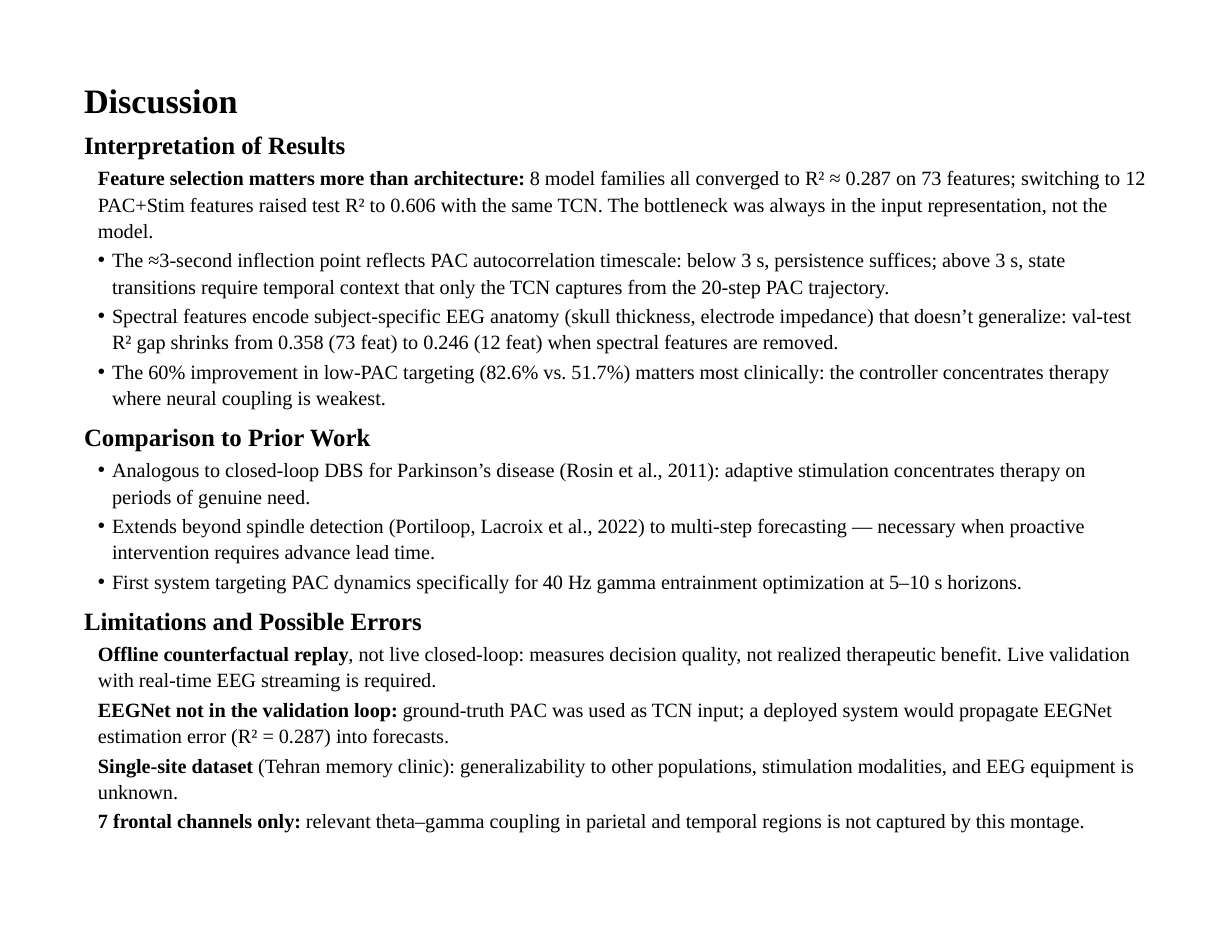
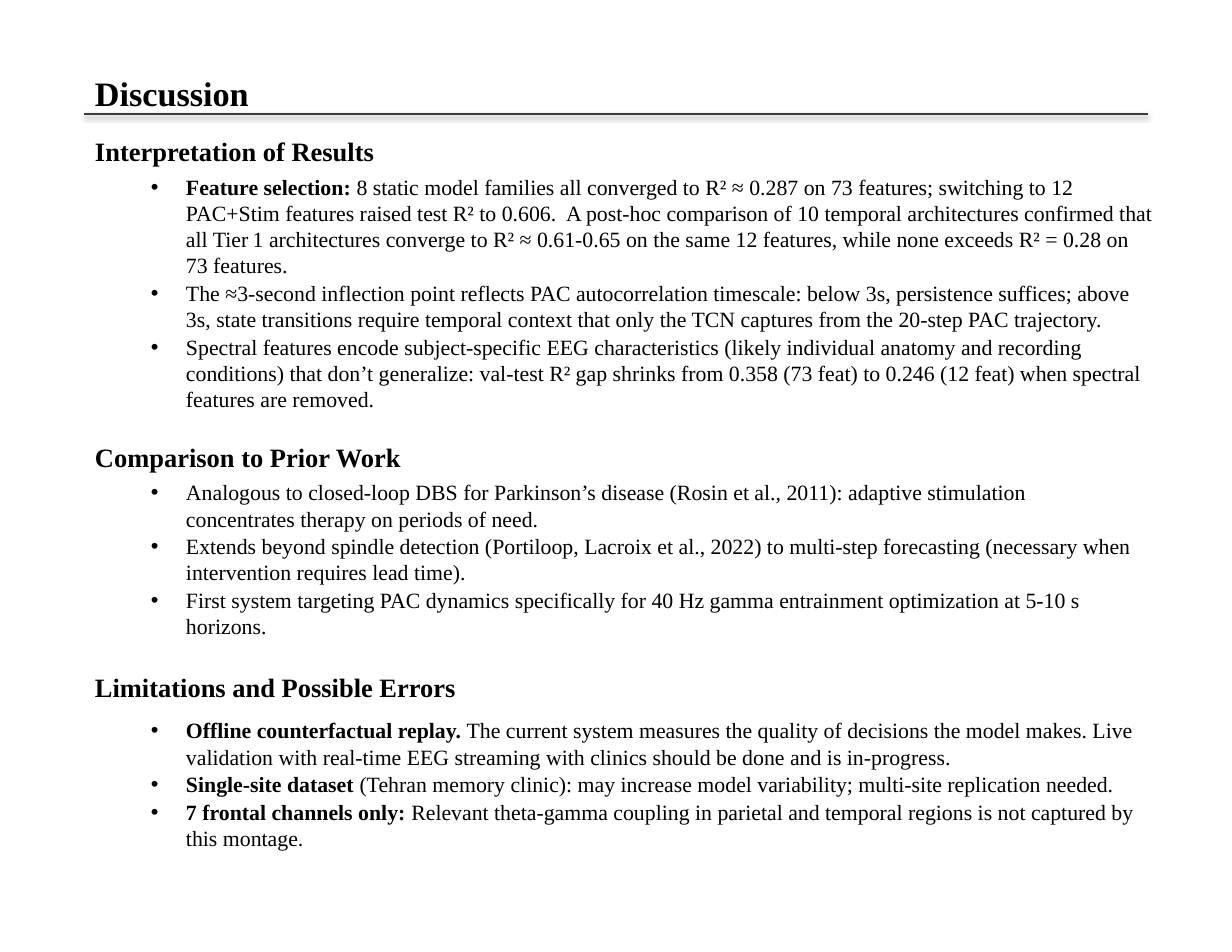
Before and after one commit to amaar-mc/closedloop-40hz-entrainment, a slide deck: slide 10 of CSEF/Presentation/CSEF_2026_Presentation.pptx (slide 9 before the commit). Drawn at 1232x952 pixels with LibreOffice and Linux fonts; fonts in the diff are those of the drawing. Boxes give left, top, right and bottom in pixels: in the first picture for what was removed or moved away, otherwise in the second. Text is boxed around its words. In the diff, an @@ line names an element or a change of style, - is before the commit and + after.

Commit message:
docs(csef): update presentation to final submitted version
Final 13-page presentation submitted to CSEF portal. Includes corrected
Jiao (2025) reference, updated closing sentence, trimmed discussion and
conclusions pages, and 91% oracle targeting gap clarification.

```diff
--- a/CSEF/Presentation/CSEF_2026_Presentation.pptx
+++ b/CSEF/Presentation/CSEF_2026_Presentation.pptx
@@ text "Discussion": place and size @@
-text "Discussion" at box(84, 89, 238, 114)
+text "Discussion" at box(95, 82, 249, 107)
@@ text "Discussion" at box(95, 82, 249, 107): less space between paragraphs @@
@@ line added from (84, 114) to (1148, 114), #3C3C3C 1 pt @@
@@ text at box(186, 179, 1152, 408): text changed; size 13 to 14 pt @@
-• Feature selection matters more than architecture: 8 model families all converged to R² ≈ 0.287 on 73 features; switching to 12 PAC+Stim features raised test R² to 0.606 with the same TCN. The bottleneck was always in the input representation, not the model.
-• The ≈3-second inflection point reflects PAC autocorrelation timescale: below 3 s, persistence suffices; above 3 s, state transitions require temporal context that only the TCN captures from the 20-step PAC trajectory.
-• Spectral features encode subject-specific EEG anatomy (skull thickness, electrode impedance) that doesn’t generalize: val-test R² gap shrinks from 0.358 (73 feat) to 0.246 (12 feat) when spectral features are removed.
-• The 60% improvement in low-PAC targeting (82.6% vs. 51.7%) matters most clinically: the controller concentrates therapy where neural coupling is weakest.
+• Feature selection: 8 static model families all converged to R² ≈ 0.287 on 73 features; switching to 12 PAC+Stim features raised test R² to 0.606. A post-hoc comparison of 10 temporal architectures confirmed that all Tier 1 architectures converge to R² ≈ 0.61-0.65 on the same 12 features, while none exceeds R² = 0.28 on 73 features.
+• The ≈3-second inflection point reflects PAC autocorrelation timescale: below 3s, persistence suffices; above 3s, state transitions require temporal context that only the TCN captures from the 20-step PAC trajectory.
+• Spectral features encode subject-specific EEG characteristics (likely individual anatomy and recording conditions) that don’t generalize: val-test R² gap shrinks from 0.358 (73 feat) to 0.246 (12 feat) when spectral features are removed.
@@ text "Comparison to Prior Work": place and size @@
-text "Comparison to Prior Work" at box(84, 428, 371, 452)
+text "Comparison to Prior Work" at box(95, 448, 401, 473)
@@ text at box(186, 484, 1130, 635): text changed; size 13 to 14 pt @@
-• Analogous to closed-loop DBS for Parkinson’s disease (Rosin et al., 2011): adaptive stimulation concentrates therapy on periods of genuine need.
-• Extends beyond spindle detection (Portiloop, Lacroix et al., 2022) to multi-step forecasting — necessary when proactive intervention requires advance lead time.
-• First system targeting PAC dynamics specifically for 40 Hz gamma entrainment optimization at 5–10 s horizons.
+• Analogous to closed-loop DBS for Parkinson’s disease (Rosin et al., 2011): adaptive stimulation concentrates therapy on periods of need.
+• Extends beyond spindle detection (Portiloop, Lacroix et al., 2022) to multi-step forecasting (necessary when intervention requires lead time).
+• First system targeting PAC dynamics specifically for 40 Hz gamma entrainment optimization at 5-10 s horizons.
@@ size 16 to 17 pt; less space between paragraphs in 3 elements at box(95, 142, 374, 167), box(95, 448, 401, 473), box(95, 678, 455, 698) @@
@@ text "Limitations and Possible Errors": place and size @@
-text "Limitations and Possible Errors" at box(84, 612, 422, 631)
+text "Limitations and Possible Errors" at box(95, 678, 455, 698)
@@ text at box(186, 722, 1133, 851): text changed; size 13 to 14 pt @@
-• Offline counterfactual replay, not live closed-loop: measures decision quality, not realized therapeutic benefit. Live validation with real-time EEG streaming is required.
-• EEGNet not in the validation loop: ground-truth PAC was used as TCN input; a deployed system would propagate EEGNet estimation error (R² = 0.287) into forecasts.
-• Single-site dataset (Tehran memory clinic): generalizability to other populations, stimulation modalities, and EEG equipment is unknown.
-• 7 frontal channels only: relevant theta–gamma coupling in parietal and temporal regions is not captured by this montage.
+• Offline counterfactual replay. The current system measures the quality of decisions the model makes. Live validation with real-time EEG streaming with clinics should be done and is in-progress.
+• Single-site dataset (Tehran memory clinic): may increase model variability; multi-site replication needed.
+• 7 frontal channels only: Relevant theta-gamma coupling in parietal and temporal regions is not captured by this montage.
```
Also in this commit, not shown: 11 other slides changed, 1 slide added, 1 other file.
